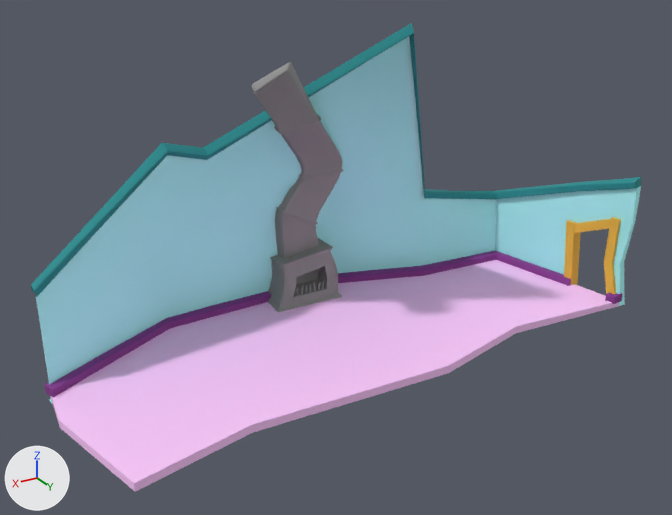
What one commit did to the FBX model Assets/Art/Environment/Room_Antagonist_1.FBX.
Before and after are seen from a 50 mm lens placed at (7.2, 26.3, 19.7), pointed at (-11.1, -4.2, 4.5). Lighting does not change. The marker at lower left points along +X, +Y and +Z. Where no turn or scale is listed for an object, it has been applied to the vertices. Vertices at the same position are counted once.

Before the edit, the objects in view are built like this:
```python
me_mesh = bpy.data.meshes.new('Mesh')
me_mesh.from_pydata(...)  # 139 vertices, 115 faces; spans x -20.1..5.5, y -11.7..-0.9, z -0.4..0.0
me_mesh.materials.append(mat_material__12)  # pink #ffcaff
me_mesh_001 = bpy.data.meshes.new('Mesh.001')
me_mesh_001.from_pydata(...)  # 303 vertices, 543 faces; spans x -20.5..5.4, y -11.7..-2.3, z -0.5..13.5
# faces by material slot: [195, 136, 112, 100]
me_mesh_001.materials.append(mat_material__11)  # cyan #affeff
me_mesh_001.materials.append(mat_material__13)  # cyan #228b8f
me_mesh_001.materials.append(mat_material__14)  # purple #86388e
me_mesh_001.materials.append(mat_material__15)  # orange #edb942
me_mesh_002 = bpy.data.meshes.new('Mesh.002')
me_mesh_002.from_pydata(...)  # 741 vertices, 1450 faces; spans x -1.7..3.82, y -0.99..4.14, z -0.06..12.13
me_mesh_002.materials.append(mat_material__16)  # grey #909090
ob_box024 = bpy.data.objects.new('Box024', me_mesh_002)
ob_box024.location = (-12.15, -8.97, 0.38)
ob_object002 = bpy.data.objects.new('Object002', me_mesh)
ob_object002.location = (-4.72, 1.62, 0.4)
ob_object005 = bpy.data.objects.new('Object005', me_mesh_001)
ob_object005.location = (-4.72, 1.62, 0.3)
```
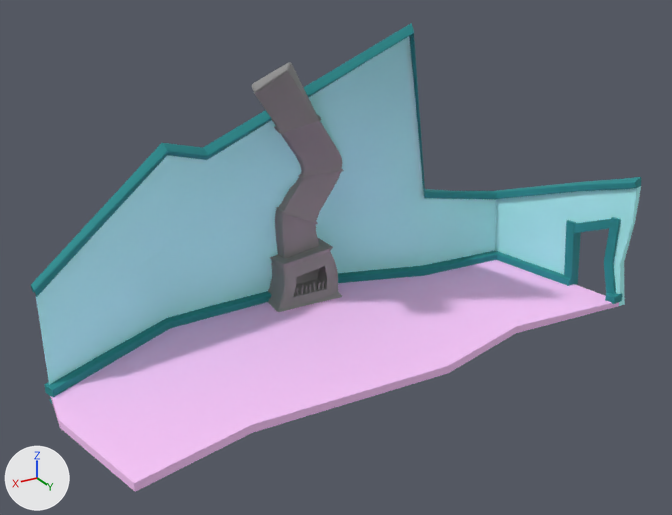
Pixel boxes [x1, y1, x2, y2] of what changed, in the pictures (672 x 515 px):
part 1 of me_mesh_001, recoloured (purple to cyan)
    both: [44, 251, 623, 397]
part 2 of me_mesh_001, recoloured (orange to cyan)
    both: [564, 217, 621, 294]

What changed in the scene script:
```text
Change me_mesh_001:
    where me_mesh_001.from_pydata(...)  # 303 vertices, 543 faces; spans x -20.5..5.4, y -11.7..-2.3, z -0.5..13.5
    used by ob_object005; location = (-4.72, 1.62, 0.3)
    me_mesh_001 part 1: all 112 faces that had it switch from mat_material__14 (purple #86388e) to mat_material__13 (cyan #228b8f)
    me_mesh_001 part 2: all 100 faces that had it switch from mat_material__15 (orange #edb942) to mat_material__13 (cyan #228b8f)
```
